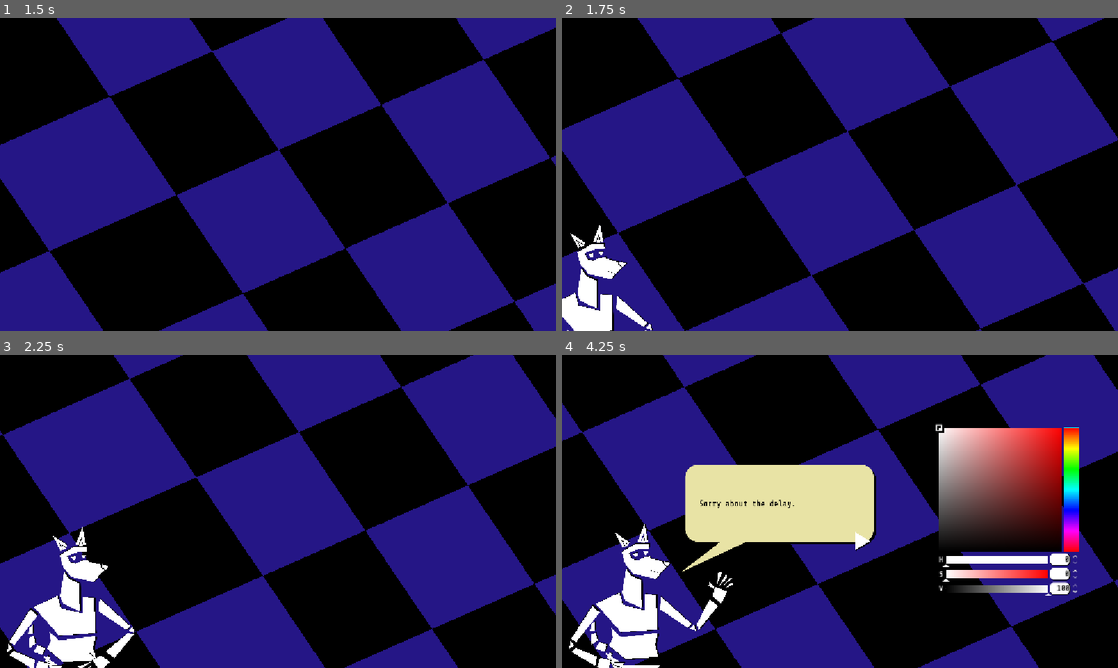
Above: before the commit, frames 1-4 (two rows, left to right).
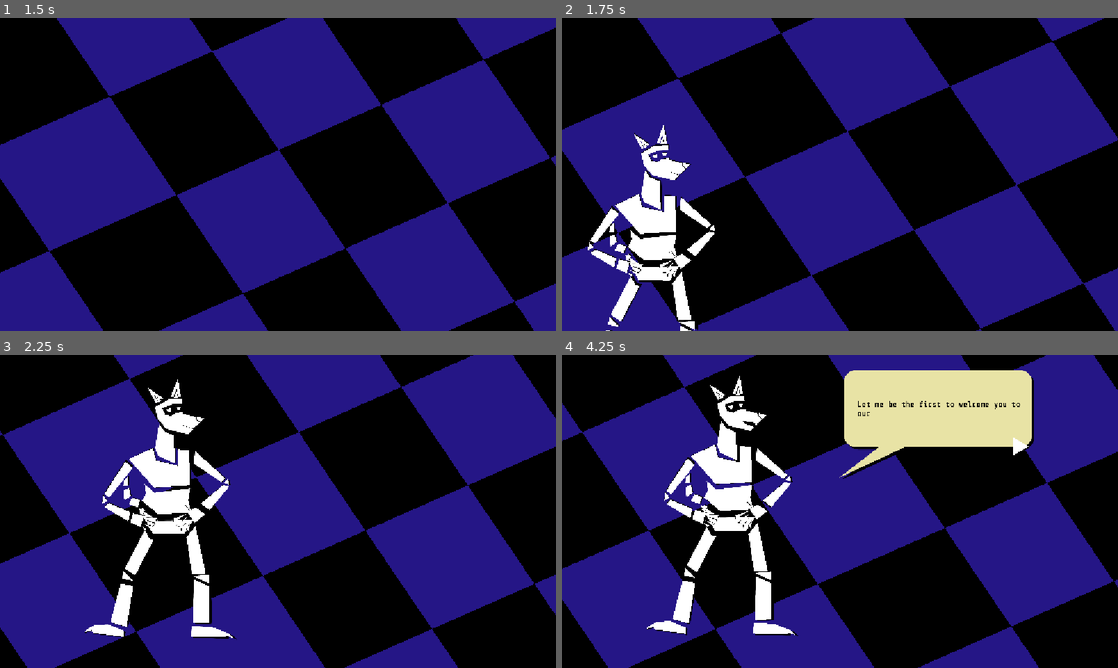
Above: after the commit, the same moments.

Repository: AlejandroCiuba/color-picker-game
Game: Godot game, scene res://scenes/levels/level.tscn
Same seed, same stepped clock (60 frames per second), same inputs: the game is played once before the commit and once after it. The project has no main scene, so this scene is started directly.
Inputs (mouse positions are in pixels of both pictures, inside the frame that each line leads up to; where the layout moved, square brackets give the same spot in the first picture):
- Up to frame 1 (1.5 s): click "Start" at 0.5 s; move the mouse to (400, 158) at 1.27 s; hold Right (ui_right) from 1.28 s (still down)
- Up to frame 2 (1.75 s): keep holding Right (ui_right)
- Up to frame 3 (2.25 s): move the mouse to (166, 527) at 2.02 s; release Right (ui_right) at 2.03 s; hold Left (ui_left) from 2.03 s (still down)
- Up to frame 4 (4.25 s): release Left (ui_left) at 2.75 s; click (1029, 426) [862, 527] at 2.75 s; click (1023, 445) [862, 542] at 3.5 s

Frame 1 is identical in both runs. In frame 2, 6.1% of the frame differs, in the area x 0-28%, y 34-100%; in frame 3, 8.7%; in frame 4, 35%, in the area x 1-93%, y 4-100%.

Commit message:
Added tweens for game in level

Diff:
--- a/scenes/levels/level.gd
+++ b/scenes/levels/level.gd
@@ -12,11 +12,18 @@
 	tween.tween_property(color_control, "position:x", 0.0, 0.75).from_current()
 
 
+func tween_dialog_game_position() -> void:
+
+	var tween: Tween = create_tween()
+	tween.set_trans(Tween.TRANS_BACK).set_ease(Tween.EASE_IN_OUT)
+	tween.tween_property(dialog, "position", Vector2(246.0, 227.0), 0.75).from_current()
+
+
 func tween_dialog_appear() -> void:
 
 	var tween: Tween = create_tween()
 	tween.set_trans(Tween.TRANS_BACK).set_ease(Tween.EASE_IN_OUT)
-	tween.tween_property(dialog, "position", Vector2(246.0, 227.0), 0.75).from_current()
+	tween.tween_property(dialog, "position", Vector2(574.0, 31.0), 0.75).from_current()
 	await tween.finished
 	dialog.dialog_display.next_line()
 
@@ -25,16 +32,25 @@
 
 	var tween: Tween = create_tween()
 	tween.set_trans(Tween.TRANS_BACK).set_ease(Tween.EASE_IN_OUT)
-	tween.tween_property(casper, "position", Vector2(147.0, 588.0), 0.75).from_current()
+	tween.tween_property(casper, "position", Vector2(344.0, 282.0), 0.75).from_current()
 	await tween.finished
 	casper._tween_animation()
 	dialog.dialog_display.next_line()
 
 
+func tween_casper_game_position() -> void:
+
+	var tween: Tween = create_tween()
+	tween.set_trans(Tween.TRANS_BACK).set_ease(Tween.EASE_IN_OUT)
+	tween.tween_property(casper, "position", Vector2(147.0, 588.0), 0.75).from_current()
+	await tween.finished
+	casper._tween_animation()
+
+
 func story() -> void:
 	casper.show()
 	dialog.show()
-	DialogManager.start_script_in_scene("test", self, true, true)
+	DialogManager.start_script_in_scene("game-dialog", self, true, true)
 
 
 func _on_color_picker_color_changed(color: Color) -> void:
